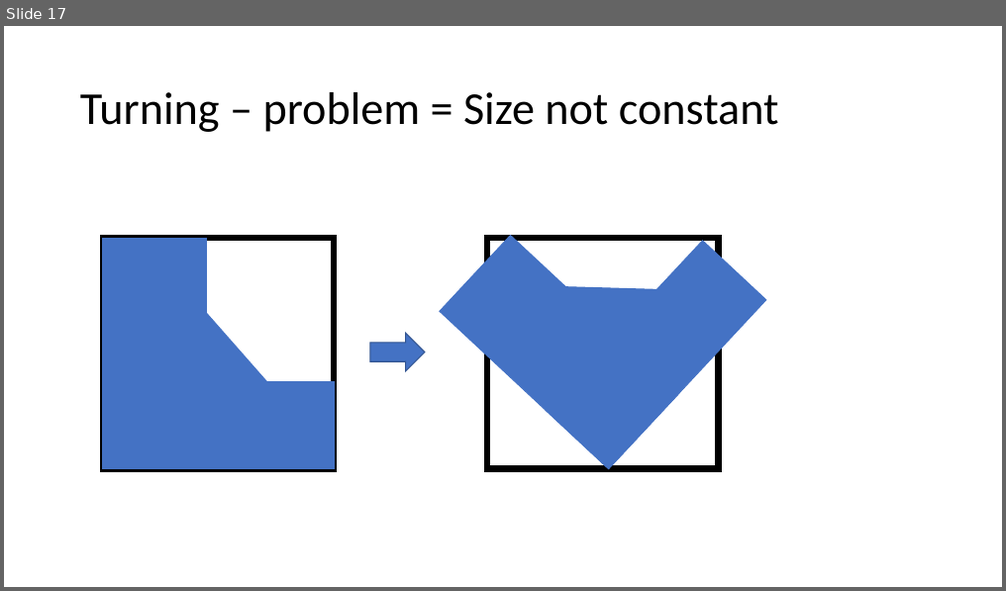
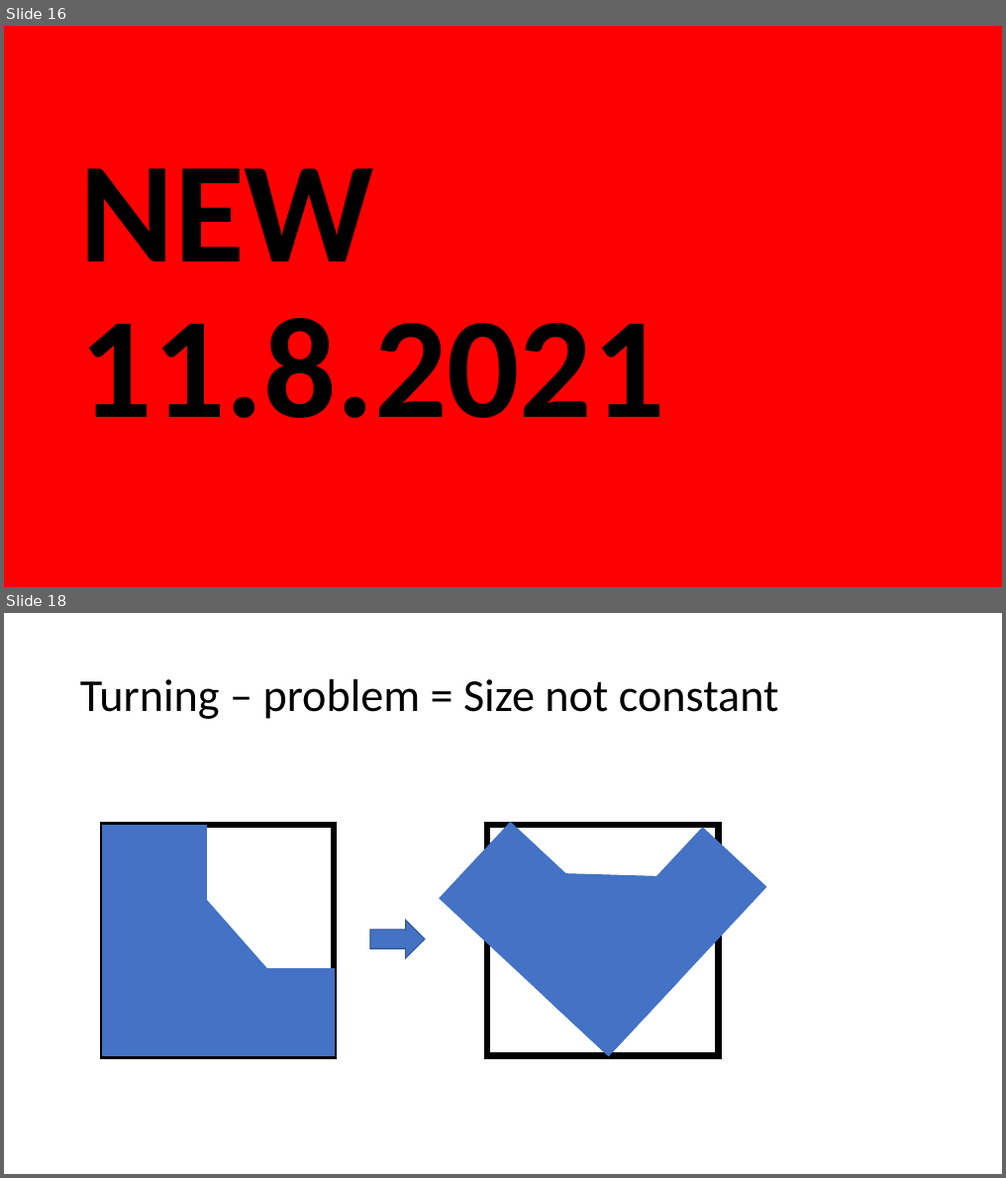
Before and after one commit to JanNalivaika/SSD_EXT, a slide deck: misc/Segmentation.pptx. Shown one above the other, each under a label of ours: slide 17 before the commit, slides 16 and 18 after it; the slides between them are not shown. The pictures are 1006x591 and 1006x1178 pixels, drawn with LibreOffice and Linux fonts; fonts in the diff are those of the drawing. Boxes give left, top, right and bottom in pixels: in the first picture for what was removed or moved away, otherwise in the second. Text is boxed around its words. In the diff, an @@ line names an element or a change of style, - is before the commit and + after.

```diff
--- a/misc/Segmentation.pptx
+++ b/misc/Segmentation.pptx
@@ slide 16 added at (4,26,1002,587), background #FF0000 @@
@@ title added at (80,169,665,418), 138 pt, text #000000, bold @@
+NEW 11.8.2021
@@ what was slide 17 is now slide 18 @@
```
Also in this commit, not shown: 2 slides changed, 3 other slides added, 1 slide removed, 8 other files.
